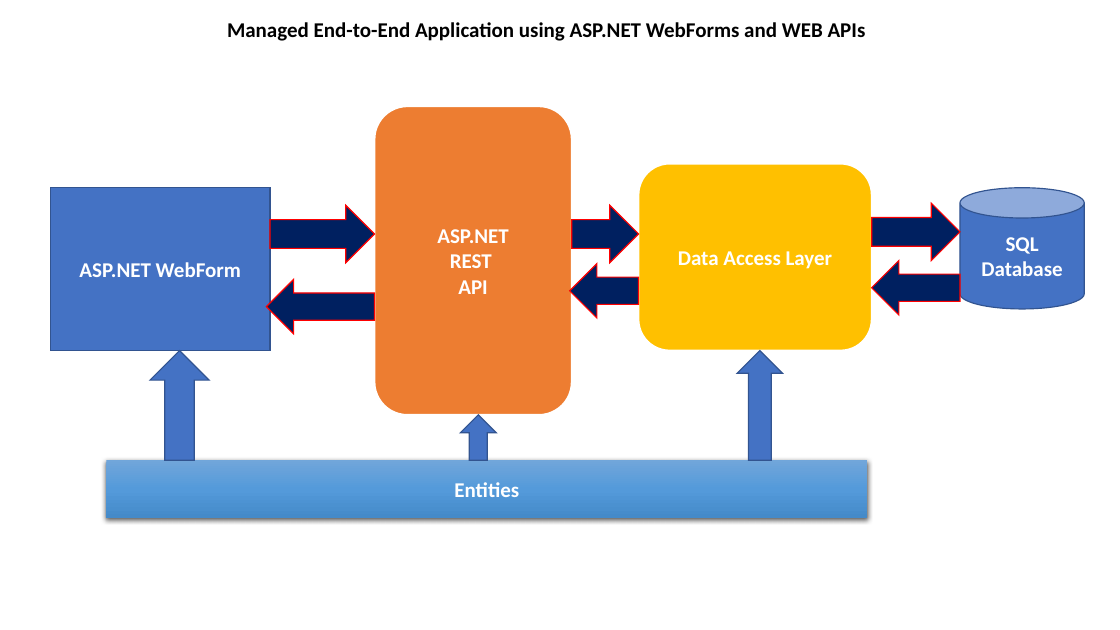
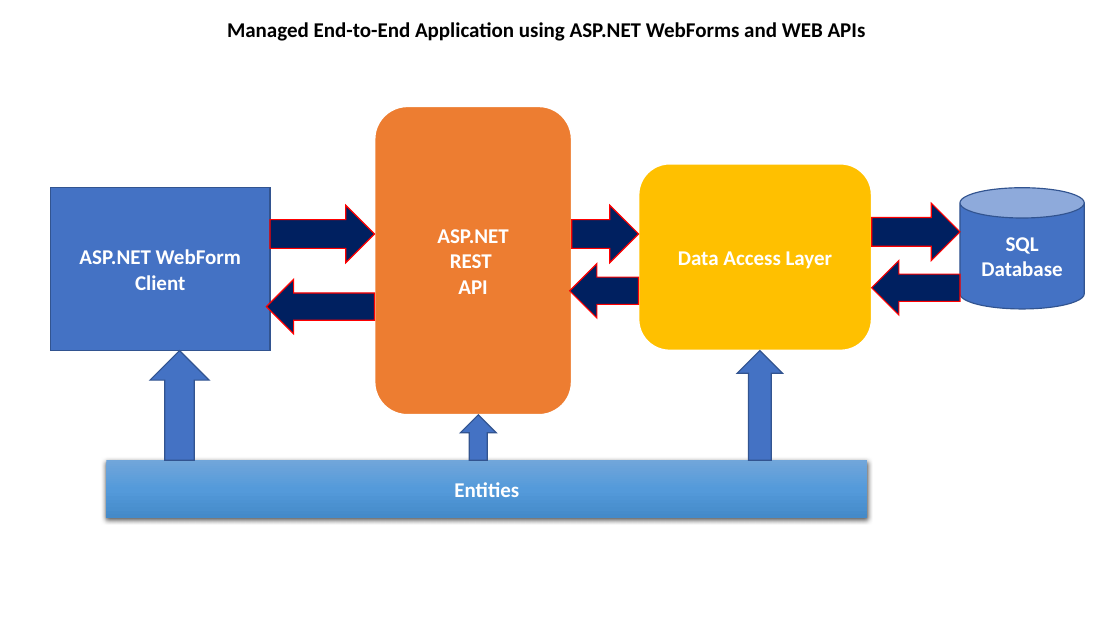
Before and after one commit to maheshsabnis/NetFrwk_Projects, a slide deck: slide 44 of Training-Images.pptx. Drawn at 1120x630 pixels with LibreOffice and Linux fonts; fonts in the diff are those of the drawing. Boxes give left, top, right and bottom in pixels: in the first picture for what was removed or moved away, otherwise in the second. Text is boxed around its words. In the diff, an @@ line names an element or a change of style, - is before the commit and + after.

```diff
--- a/Training-Images.pptx
+++ b/Training-Images.pptx
@@ text in rectangle at [135,275,185,290]: paragraph added @@
+Client
```
Also in this commit, not shown: 9 other files.
